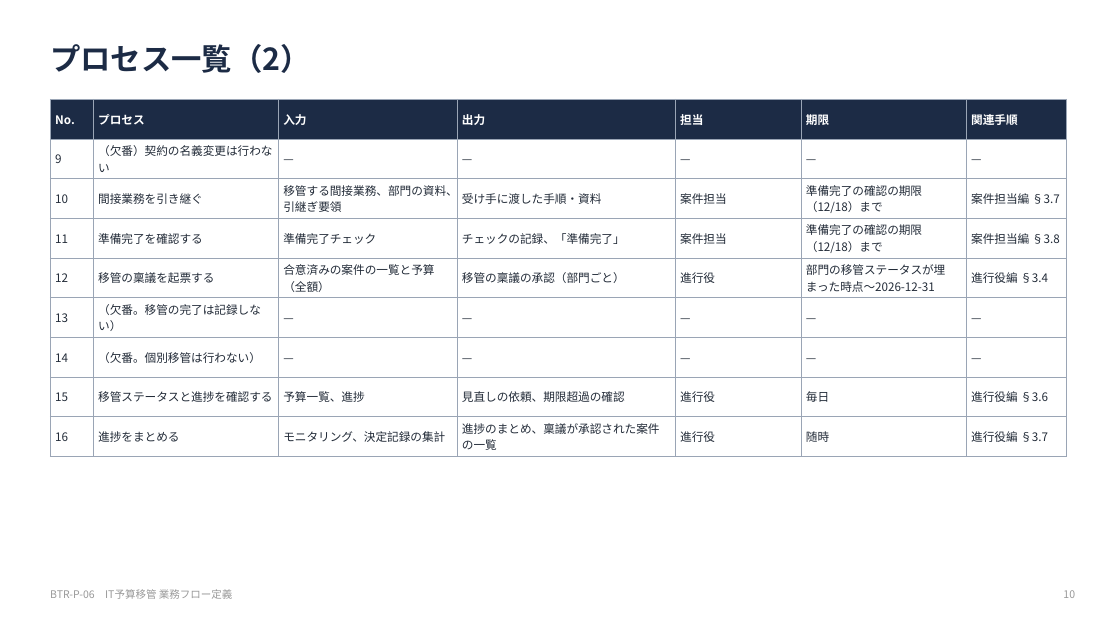
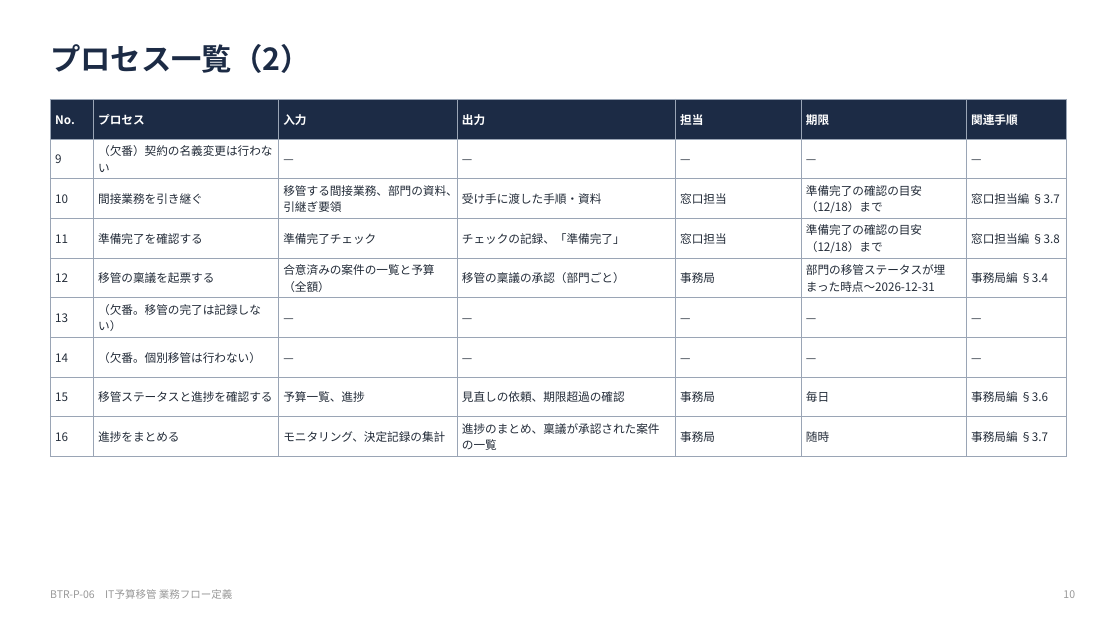
Before and after one commit to hiroyasu-komaki/temp, a slide deck: slide 10 of budget-transfer/process/06-process-definition.pptx. Drawn at 1120x630 pixels with LibreOffice and Linux fonts; fonts in the diff are those of the drawing. Boxes give left, top, right and bottom in pixels: in the first picture for what was removed or moved away, otherwise in the second. Text is boxed around its words. In the diff, an @@ line names an element or a change of style, - is before the commit and + after.

```diff
--- a/budget-transfer/process/06-process-definition.pptx
+++ b/budget-transfer/process/06-process-definition.pptx
@@ table at bbox=[50, 99, 1067, 456] @@
-row 3: 10 | 間接業務を引き継ぐ | 移管する間接業務、部門の資料、引継ぎ要領 | 受け手に渡した手順・資料 | 案件担当 | 準備完了の確認の期限（12/18）まで | 案件担当編 §3.7
+row 3: 10 | 間接業務を引き継ぐ | 移管する間接業務、部門の資料、引継ぎ要領 | 受け手に渡した手順・資料 | 窓口担当 | 準備完了の確認の目安（12/18）まで | 窓口担当編 §3.7
-row 4: 11 | 準備完了を確認する | 準備完了チェック | チェックの記録、「準備完了」 | 案件担当 | 準備完了の確認の期限（12/18）まで | 案件担当編 §3.8
+row 4: 11 | 準備完了を確認する | 準備完了チェック | チェックの記録、「準備完了」 | 窓口担当 | 準備完了の確認の目安（12/18）まで | 窓口担当編 §3.8
-row 5, column 5: 進行役
+row 5, column 5: 事務局
-row 5, column 7: 進行役編 §3.4
+row 5, column 7: 事務局編 §3.4
-row 8, column 5: 進行役
+row 8, column 5: 事務局
-row 8, column 7: 進行役編 §3.6
+row 8, column 7: 事務局編 §3.6
-row 9, column 5: 進行役
+row 9, column 5: 事務局
-row 9, column 7: 進行役編 §3.7
+row 9, column 7: 事務局編 §3.7
```
Also in this commit, not shown: 13 other slides changed, 19 other files.
